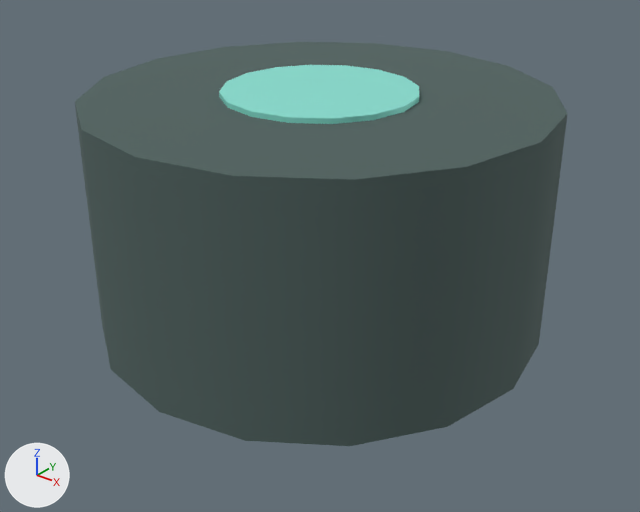
Renders of the glTF model assets/models/robots/ro1/wheel_grip.glb from each side of a commit.
One viewpoint serves both versions: a 50 mm camera at (0.26, -0.325, 0.176) aimed at (0.006, -0.008, -0.021). The axes (+X, +Y, +Z) are drawn at lower left. The lights are the same throughout. The picture after the commit comes second. Where no turn or scale is listed for an object, it has been applied to the vertices. Vertices at exactly the same position are counted once.

Objects in the first picture: 'hub', 'wheel'.
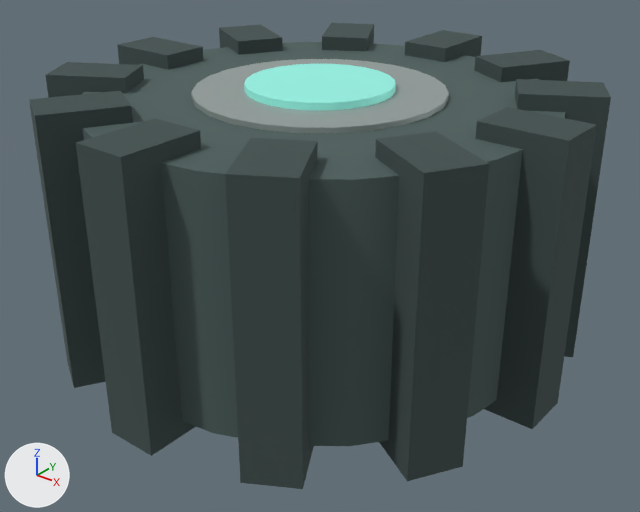
Changed parts and their boxes [x1, y1, x2, y2] in the pictures (640 x 512 px):
'tread_01', added
    after: [375, 131, 489, 481]
'tread_02', added
    after: [225, 138, 318, 489]
'tread_03', added
    after: [76, 118, 201, 456]
'tread_00', added
    after: [475, 107, 597, 429]
'tread_04', added
    after: [29, 91, 133, 388]
'hub', surface changed, reshaped
    before: [219, 65, 419, 124]
    after: [244, 64, 396, 110]
'rim', added
    after: [191, 59, 449, 133]
'tread_11', added
    after: [515, 79, 611, 357]
'tread_05', added
    after: [45, 62, 144, 98]
'tread_10', added
    after: [474, 50, 570, 82]
'tread_06', added
    after: [117, 37, 204, 70]
'tread_09', added
    after: [405, 30, 482, 62]
'tread_07', added
    after: [219, 24, 283, 55]
'tread_08', added
    after: [322, 23, 374, 51]

Edits to the bpy script that builds the scene:
```text
Change mat_hub_material:
    add mat_hub_material.emission_strength = 1.0
Change me_hub:
    remove me_hub.from_pydata(...)  # 34 vertices, 64 faces; spans x -0.048..0.048, y -0.048..0.048, z -0.0625..0.0625
    add me_hub.from_pydata(...)  # 50 vertices, 96 faces; spans x -0.036..0.036, y -0.036..0.036, z -0.066..0.066
    me_hub part 1: the whole mesh is rebuilt
Add me_tread_11:
    me_tread_11.from_pydata([(-0.0238, 0.0013, -0.0675), (-0.0238, 0.0013, 0.0675), (0.0108, 0.0213, 0.0675), (0.0108, 0.0213, -0.0675), (-0.0108, -0.0213, -0.0675), (0.0238, -0.0013, -0.0675), (0.0238, -0.0013, 0.0675), (-0.0108, -0.0213, 0.0675)], [], [(0, 1, 2), (0, 2, 3), (4, 5, 6), (4, 6, 7), (0, 3, 5), (0, 5, 4), (3, 2, 6), (3, 6, 5), (2, 1, 7), (2, 7, 6), (1, 0, 4), (1, 4, 7)])
    me_tread_11.materials.append(mat_tread_11_material)  # greyish cyan #475655
Add me_tread_10:
    me_tread_10.from_pydata([(-0.0213, -0.0108, -0.0675), (-0.0213, -0.0108, 0.0675), (-0.0013, 0.0238, 0.0675), (-0.0013, 0.0238, -0.0675), (0.0013, -0.0238, -0.0675), (0.0213, 0.0108, -0.0675), (0.0213, 0.0108, 0.0675), (0.0013, -0.0238, 0.0675)], [], [(0, 1, 2), (0, 2, 3), (4, 5, 6), (4, 6, 7), (0, 3, 5), (0, 5, 4), (3, 2, 6), (3, 6, 5), (2, 1, 7), (2, 7, 6), (1, 0, 4), (1, 4, 7)])
    me_tread_10.materials.append(mat_tread_10_material)  # greyish cyan #475655
Add me_tread_08:
    me_tread_08.from_pydata([(-0.0013, -0.0238, -0.0675), (-0.0013, -0.0238, 0.0675), (-0.0213, 0.0108, 0.0675), (-0.0213, 0.0108, -0.0675), (0.0213, -0.0108, -0.0675), (0.0013, 0.0238, -0.0675), (0.0013, 0.0238, 0.0675), (0.0213, -0.0108, 0.0675)], [], [(0, 1, 2), (0, 2, 3), (4, 5, 6), (4, 6, 7), (0, 3, 5), (0, 5, 4), (3, 2, 6), (3, 6, 5), (2, 1, 7), (2, 7, 6), (1, 0, 4), (1, 4, 7)])
    me_tread_08.materials.append(mat_tread_08_material)  # greyish cyan #475655
Add me_tread_07:
    me_tread_07.from_pydata([(0.0108, -0.0213, -0.0675), (0.0108, -0.0213, 0.0675), (-0.0238, -0.0013, 0.0675), (-0.0238, -0.0013, -0.0675), (0.0238, 0.0013, -0.0675), (-0.0108, 0.0213, -0.0675), (-0.0108, 0.0213, 0.0675), (0.0238, 0.0013, 0.0675)], [], [(0, 1, 2), (0, 2, 3), (4, 5, 6), (4, 6, 7), (0, 3, 5), (0, 5, 4), (3, 2, 6), (3, 6, 5), (2, 1, 7), (2, 7, 6), (1, 0, 4), (1, 4, 7)])
    me_tread_07.materials.append(mat_tread_07_material)  # greyish cyan #475655
Add me_tread_05:
    me_tread_05.from_pydata([(0.0238, -0.0013, -0.0675), (0.0238, -0.0013, 0.0675), (-0.0108, -0.0213, 0.0675), (-0.0108, -0.0213, -0.0675), (0.0108, 0.0213, -0.0675), (-0.0238, 0.0013, -0.0675), (-0.0238, 0.0013, 0.0675), (0.0108, 0.0213, 0.0675)], [], [(0, 1, 2), (0, 2, 3), (4, 5, 6), (4, 6, 7), (0, 3, 5), (0, 5, 4), (3, 2, 6), (3, 6, 5), (2, 1, 7), (2, 7, 6), (1, 0, 4), (1, 4, 7)])
    me_tread_05.materials.append(mat_tread_05_material)  # greyish cyan #475655
Add me_tread_04:
    me_tread_04.from_pydata([(0.0213, 0.0108, -0.0675), (0.0213, 0.0108, 0.0675), (0.0013, -0.0238, 0.0675), (0.0013, -0.0238, -0.0675), (-0.0013, 0.0238, -0.0675), (-0.0213, -0.0108, -0.0675), (-0.0213, -0.0108, 0.0675), (-0.0013, 0.0238, 0.0675)], [], [(0, 1, 2), (0, 2, 3), (4, 5, 6), (4, 6, 7), (0, 3, 5), (0, 5, 4), (3, 2, 6), (3, 6, 5), (2, 1, 7), (2, 7, 6), (1, 0, 4), (1, 4, 7)])
    me_tread_04.materials.append(mat_tread_04_material)  # greyish cyan #475655
Add me_tread_02:
    me_tread_02.from_pydata([(0.0013, 0.0238, -0.0675), (0.0013, 0.0238, 0.0675), (0.0213, -0.0108, 0.0675), (0.0213, -0.0108, -0.0675), (-0.0213, 0.0108, -0.0675), (-0.0013, -0.0238, -0.0675), (-0.0013, -0.0238, 0.0675), (-0.0213, 0.0108, 0.0675)], [], [(0, 1, 2), (0, 2, 3), (4, 5, 6), (4, 6, 7), (0, 3, 5), (0, 5, 4), (3, 2, 6), (3, 6, 5), (2, 1, 7), (2, 7, 6), (1, 0, 4), (1, 4, 7)])
    me_tread_02.materials.append(mat_tread_02_material)  # greyish cyan #475655
Add me_tread_01:
    me_tread_01.from_pydata([(-0.0108, 0.0213, -0.0675), (-0.0108, 0.0213, 0.0675), (0.0238, 0.0013, 0.0675), (0.0238, 0.0013, -0.0675), (-0.0238, -0.0013, -0.0675), (0.0108, -0.0213, -0.0675), (0.0108, -0.0213, 0.0675), (-0.0238, -0.0013, 0.0675)], [], [(0, 1, 2), (0, 2, 3), (4, 5, 6), (4, 6, 7), (0, 3, 5), (0, 5, 4), (3, 2, 6), (3, 6, 5), (2, 1, 7), (2, 7, 6), (1, 0, 4), (1, 4, 7)])
    me_tread_01.materials.append(mat_tread_01_material)  # greyish cyan #475655
Add ob_tread_11:
    ob_tread_11 = bpy.data.objects.new('tread_11', me_tread_11)
    ob_tread_11.location = (0.097, 0.056, 0.0)
Add ob_tread_10:
    ob_tread_10 = bpy.data.objects.new('tread_10', me_tread_10)
    ob_tread_10.location = (0.056, 0.097, 0.0)
Add ob_tread_09:
    ob_tread_09 = bpy.data.objects.new('tread_09', me_tread_09)  # a box spanning x -0.013..0.013, y -0.02..0.02, z -0.0675..0.0675; in mat_tread_09_material (greyish cyan #475655)
    ob_tread_09.location = (0.0, 0.112, 0.0)
Add ob_tread_08:
    ob_tread_08 = bpy.data.objects.new('tread_08', me_tread_08)
    ob_tread_08.location = (-0.056, 0.097, 0.0)
Add ob_tread_07:
    ob_tread_07 = bpy.data.objects.new('tread_07', me_tread_07)
    ob_tread_07.location = (-0.097, 0.056, 0.0)
Add ob_tread_06:
    ob_tread_06 = bpy.data.objects.new('tread_06', me_tread_06)  # a box spanning x -0.02..0.02, y -0.013..0.013, z -0.0675..0.0675; in mat_tread_06_material (greyish cyan #475655)
    ob_tread_06.location = (-0.112, 0.0, 0.0)
Add ob_tread_05:
    ob_tread_05 = bpy.data.objects.new('tread_05', me_tread_05)
    ob_tread_05.location = (-0.097, -0.056, 0.0)
Add ob_tread_04:
    ob_tread_04 = bpy.data.objects.new('tread_04', me_tread_04)
    ob_tread_04.location = (-0.056, -0.097, 0.0)
Add ob_tread_03:
    ob_tread_03 = bpy.data.objects.new('tread_03', me_tread_03)  # a box spanning x -0.013..0.013, y -0.02..0.02, z -0.0675..0.0675; in mat_tread_03_material (greyish cyan #475655)
    ob_tread_03.location = (0.0, -0.112, 0.0)
Add ob_tread_02:
    ob_tread_02 = bpy.data.objects.new('tread_02', me_tread_02)
    ob_tread_02.location = (0.056, -0.097, 0.0)
Add ob_tread_01:
    ob_tread_01 = bpy.data.objects.new('tread_01', me_tread_01)
    ob_tread_01.location = (0.097, -0.056, 0.0)
Add ob_tread_00:
    ob_tread_00 = bpy.data.objects.new('tread_00', me_tread_00)  # a box spanning x -0.02..0.02, y -0.013..0.013, z -0.0675..0.0675; in mat_tread_00_material (greyish cyan #475655)
    ob_tread_00.location = (0.112, 0.0, 0.0)
Add ob_rim:
    ob_rim = bpy.data.objects.new('rim', me_rim)  # a 24-sided cylinder along z spanning x -0.061..0.061, y -0.061..0.061, z -0.0625..0.0625; in mat_rim_material (grey #a8b3b0)
    ob_rim.location = (0.0, 0.0, 0.0)
```
